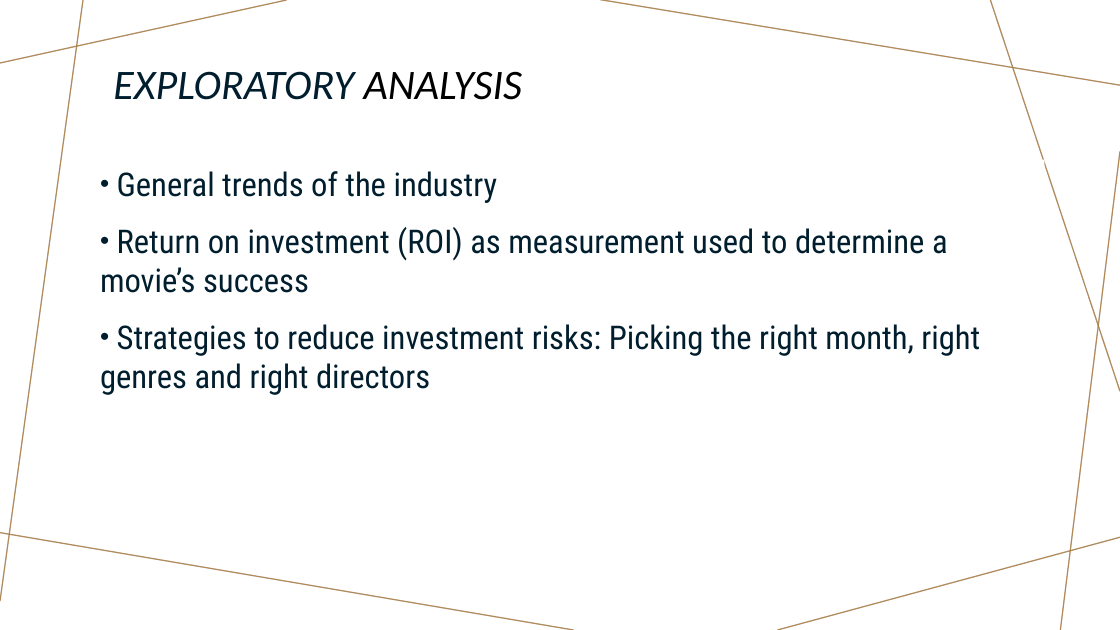
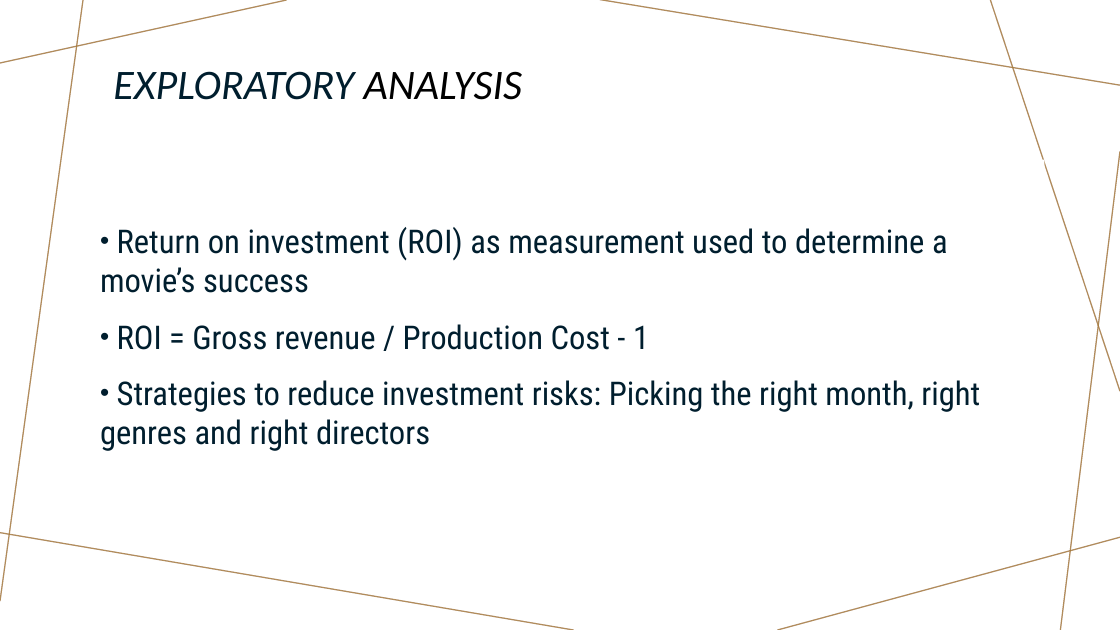
Before and after one commit to taingocbui/phase2_project, a slide deck: slide 6 of presentation.pptx. Drawn at 1120x630 pixels with LibreOffice and Linux fonts; fonts in the diff are those of the drawing. Boxes give left, top, right and bottom in pixels: in the first picture for what was removed or moved away, otherwise in the second. Text is boxed around its words. In the diff, an @@ line names an element or a change of style, - is before the commit and + after.

```diff
--- a/presentation.pptx
+++ b/presentation.pptx
@@ text at (x1=117, y1=171, x2=498, y2=203): paragraph removed @@
-• General trends of the industry
@@ text at (x1=117, y1=324, x2=649, y2=350): paragraph added @@
+• ROI = Gross revenue / Production Cost - 1
```
Also in this commit, not shown: 2 other files.
